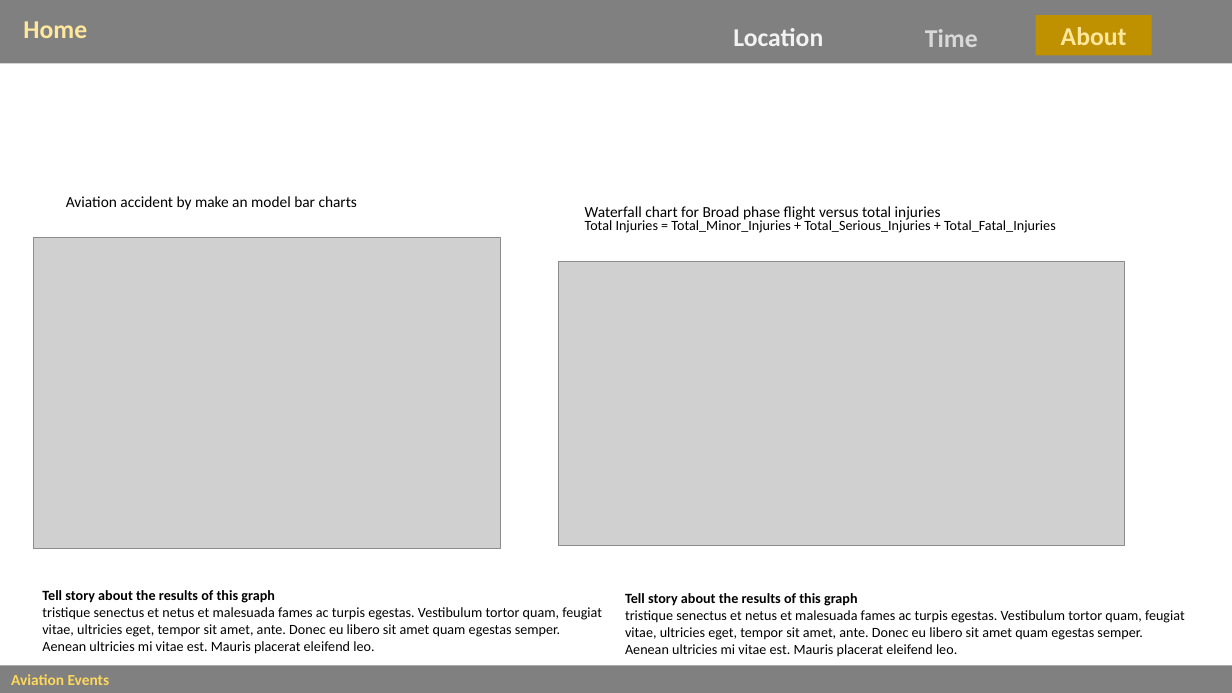
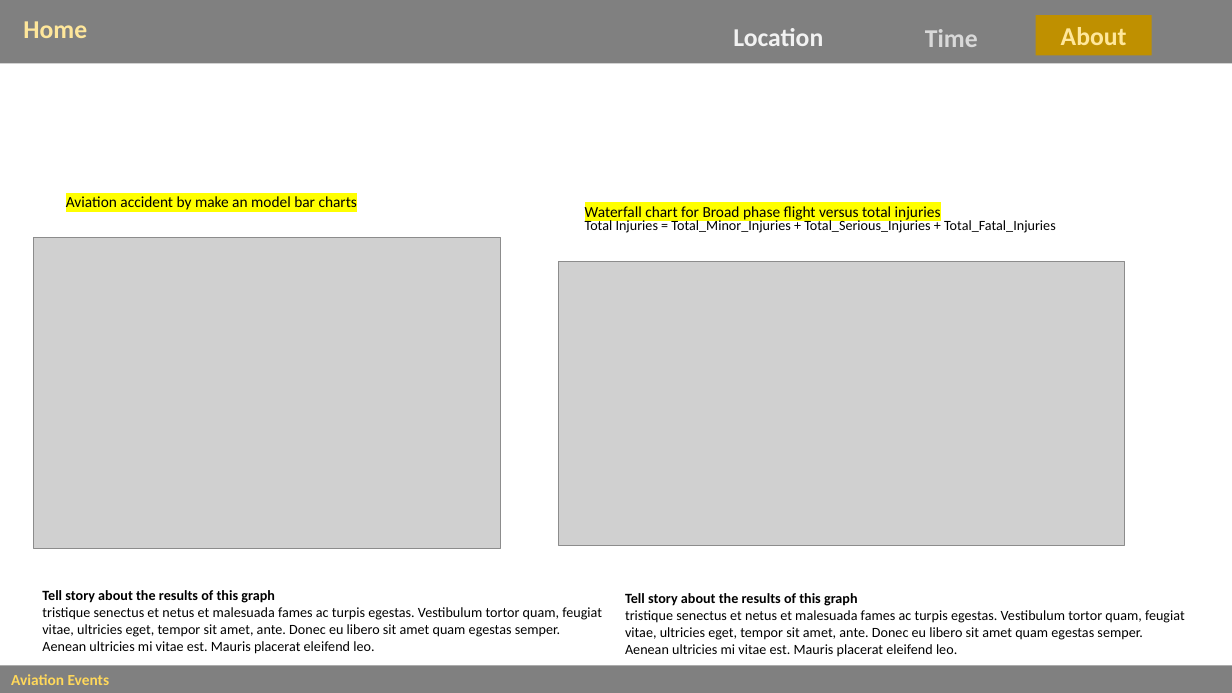
Before and after one commit to nukemecha/aviation-project, a slide deck: slide 5 of Slides/html_Aviation Events.pptx. Drawn at 1232x693 pixels with LibreOffice and Linux fonts; fonts in the diff are those of the drawing; grey boxes stand for pictures. Boxes give left, top, right and bottom in pixels: in the first picture for what was removed or moved away, otherwise in the second. Text is boxed around its words. In the diff, an @@ line names an element or a change of style, - is before the commit and + after.

```diff
--- a/Slides/html_Aviation Events.pptx
+++ b/Slides/html_Aviation Events.pptx
@@ text "Aviation accident by make an ..." at (66, 196, 357, 210): highlight none to #FFFF00 @@
@@ text "Waterfall chart for Broad phase ..." at (585, 206, 941, 221): highlight none to #FFFF00 @@
```
Also in this commit, not shown: 3 other slides changed, 1 slide added.
